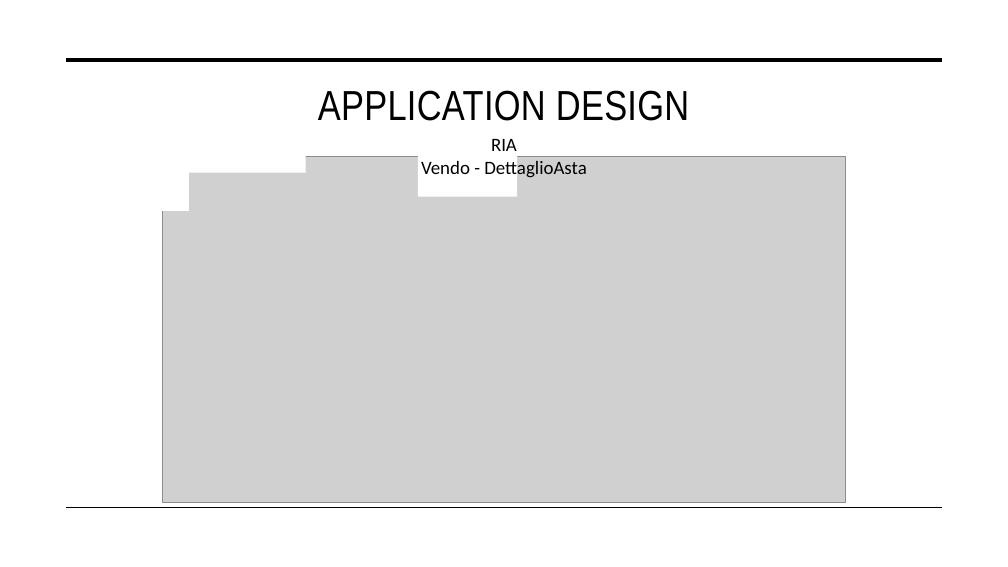
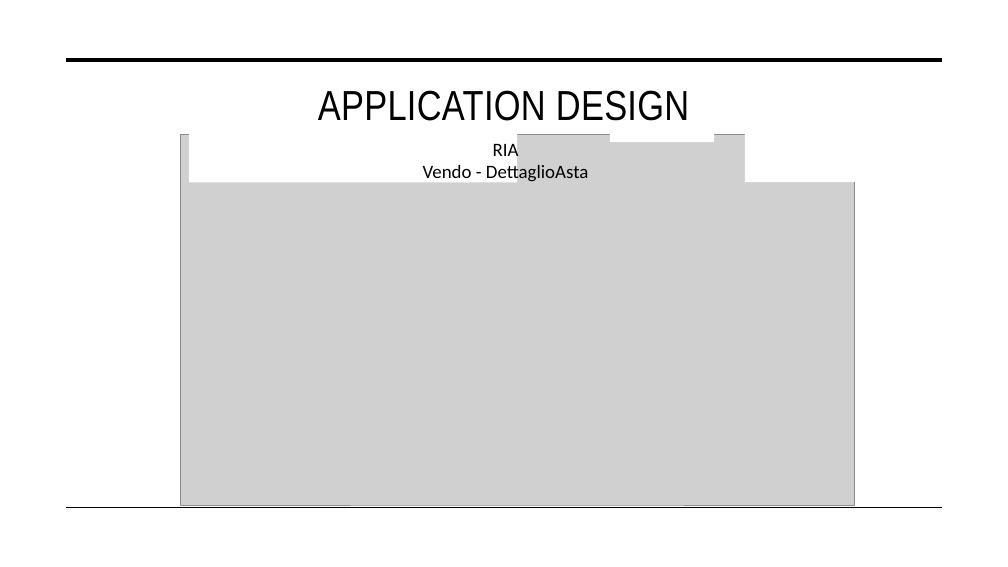
Before and after one commit to nicolospuri/AuctionSystem-Website, a slide deck: slide 18 of deliverables/PresentazioneProgettoTIW.pptx. Drawn at 1008x567 pixels with LibreOffice and Linux fonts; fonts in the diff are those of the drawing; grey boxes stand for pictures. Boxes give left, top, right and bottom in pixels: in the first picture for what was removed or moved away, otherwise in the second. Text is boxed around its words. In the diff, an @@ line names an element or a change of style, - is before the commit and + after.

```diff
--- a/deliverables/PresentazioneProgettoTIW.pptx
+++ b/deliverables/PresentazioneProgettoTIW.pptx
@@ rectangle removed at [148,135,189,211] @@
@@ picture: place and size @@
-picture at [163,157,845,503]
+picture at [180,135,854,505]
@@ rectangle: place and size @@
-rectangle at [418,153,517,197]
+rectangle at [189,129,517,182]
@@ text "RIA": place and size @@
-text "RIA" at [421,139,586,180]
+text "RIA" at [423,140,588,184]
@@ rectangle added at [610,121,715,142], fill #FFFFFF @@
@@ rectangle added at [745,128,926,181], fill #FFFFFF @@
```
Also in this commit, not shown: 26 other slides changed, 4 other files.
